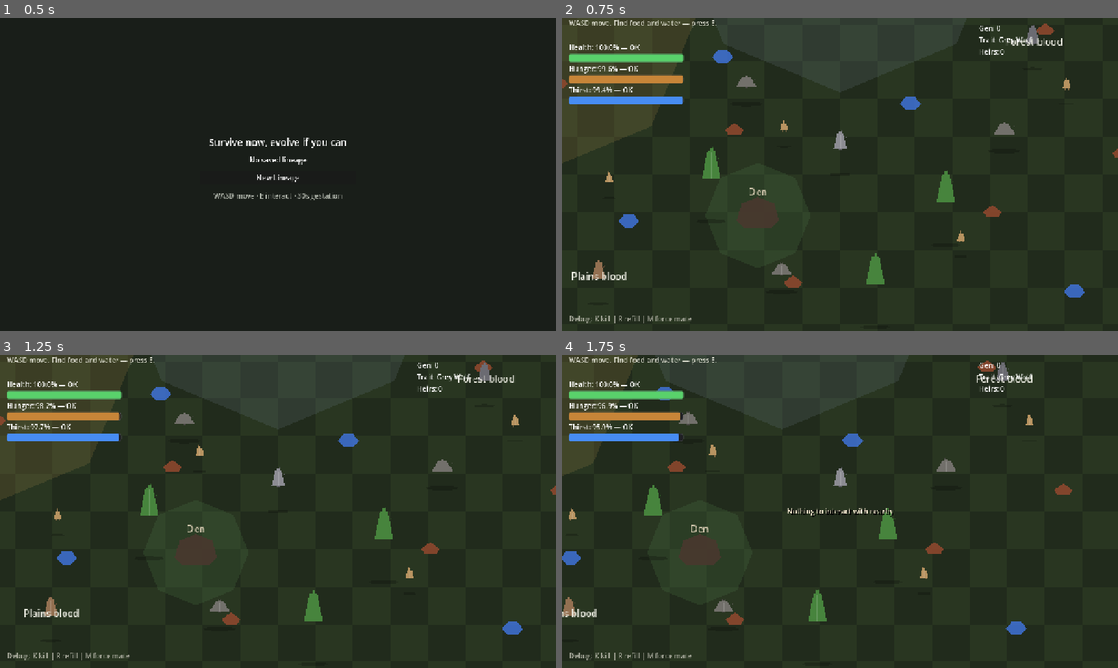
Above: before the commit, frames 1-4 (two rows, left to right).
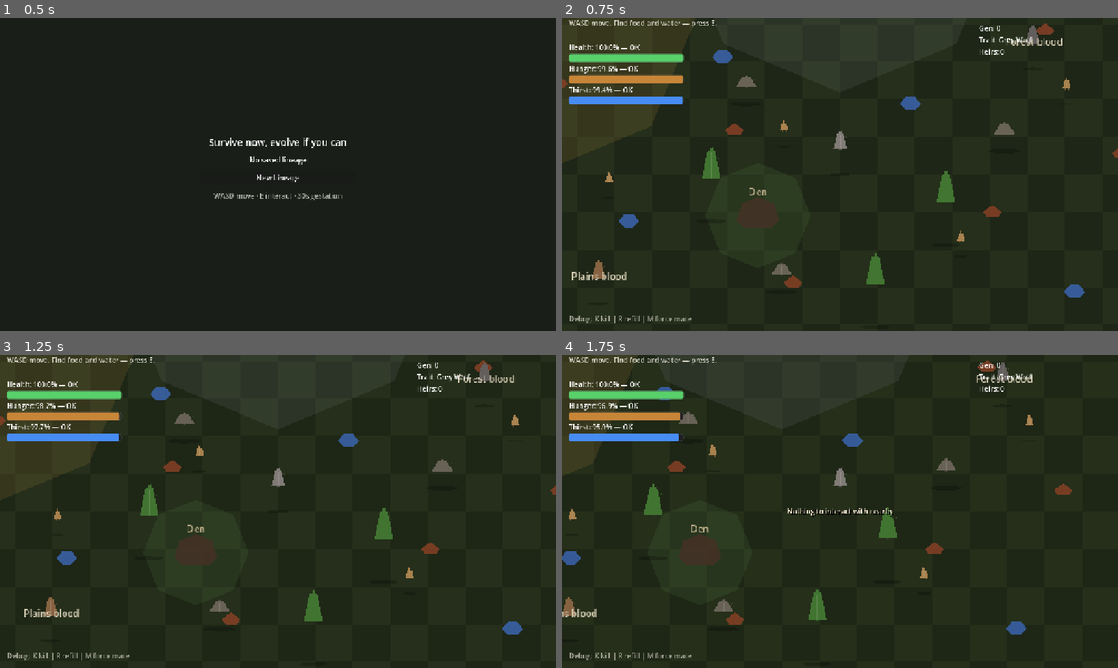
Above: after the commit, the same moments.

Repository: pettersonoaa/survive-evolve
Game: Godot game, scene res://scenes/ui/main_menu.tscn
Two runs of this game, one before a commit and one after it. Both use one fixed random seed, a clock stepped at 60 frames per second and the inputs below.
Inputs:
- Up to frame 1 (0.5 s): no input
- Up to frame 2 (0.75 s): click "New Lineage" at 0.5 s
- Up to frame 3 (1.25 s): no input
- Up to frame 4 (1.75 s): tap E (interact) at 1.25 s; hold D (move_right) from 1.28 s (still down); hold E (interact) from 1.28 s (still down)

Frame 1 is identical in both runs. In frame 2, 0.7% of the frame differs, in the area x 1-94%, y 6-90%; in frame 3, 0.8%, in the area x 4-94%, y 6-90%; in frame 4, 0.7%.

Commit message:
Add sprite atlas, animations, respawn, day/night, and pack combat (STEP-27-31).
WolfSpriteAtlas with Aseprite drop-in path, AnimatedSprite2D idle/walk, resource respawn manager, day/night cycle, and pack assist bites from heirs and gestation partner.

Co-authored-by: Cursor <cursoragent@cursor.com>

Diff:
--- a/scenes/entity_25d.tscn
+++ b/scenes/entity_25d.tscn
@@ -9,6 +9,6 @@
 
 [node name="Visual" type="Node2D" parent="."]
 
-[node name="Body" type="Sprite2D" parent="Visual"]
+[node name="Body" type="AnimatedSprite2D" parent="Visual"]
 centered = false
 texture_filter = 0
--- a/scenes/world.tscn
+++ b/scenes/world.tscn
@@ -21,12 +21,17 @@
 [ext_resource type="PackedScene" uid="uid://debug_overlay" path="res://scenes/debug/debug_overlay.tscn" id="15_debug"]
 [ext_resource type="Script" path="res://scripts/systems/lineage_manager.gd" id="16_lineage"]
 [ext_resource type="Script" path="res://scripts/systems/run_manager.gd" id="17_run"]
+[ext_resource type="Script" path="res://scripts/systems/resource_respawn_manager.gd" id="25_respawn"]
+[ext_resource type="Script" path="res://scripts/systems/day_night_cycle.gd" id="26_daynight"]
 [ext_resource type="PackedScene" uid="uid://toast_layer" path="res://scenes/ui/toast_layer.tscn" id="18_toast"]
 [ext_resource type="PackedScene" uid="uid://interact_hint" path="res://scenes/ui/interact_hint.tscn" id="19_interact"]
 [ext_resource type="PackedScene" uid="uid://onboarding_hint" path="res://scenes/ui/onboarding_hint.tscn" id="20_onboard"]
 
 [node name="World" type="Node2D"]
 script = ExtResource("1_world")
+
+[node name="DayNightModulate" type="CanvasModulate" parent="."]
+script = ExtResource("26_daynight")
 
 [node name="WorldContent" type="Node2D" parent="."]
 script = ExtResource("21_world_content")
@@ -184,6 +189,9 @@
 [node name="RunManager" type="Node" parent="."]
 script = ExtResource("17_run")
 
+[node name="ResourceRespawnManager" type="Node" parent="."]
+script = ExtResource("25_respawn")
+
 [node name="UI" type="CanvasLayer" parent="."]
 
 [node name="OnboardingHint" parent="UI" instance=ExtResource("20_onboard")]
--- /dev/null
+++ b/scripts/art/wolf_sprite_atlas.gd
@@ -0,0 +1,65 @@
+class_name WolfSpriteAtlas
+extends RefCounted
+
+const SHEET_PATH := "res://assets/sprites/wolf/wolf_sheet.png"
+const IDLE_FRAMES := 4
+const WALK_FRAMES := 4
+
+
+static func build_sprite_frames(body_color: Color, body_size: Vector2) -> SpriteFrames:
+	if ResourceLoader.exists(SHEET_PATH):
+		var sheet := load(SHEET_PATH) as Texture2D
+		if sheet != null:
+			return _frames_from_sheet(sheet, body_size)
+	return _frames_procedural(body_color, body_size)
+
+
+static func _frames_from_sheet(sheet: Texture2D, body_size: Vector2) -> SpriteFrames:
+	var frames := SpriteFrames.new()
+	frames.add_animation(&"idle")
+	frames.add_animation(&"walk")
+	frames.set_animation_speed(&"idle", 4.0)
+	frames.set_animation_speed(&"walk", 8.0)
+
+	var cell_w := int(sheet.get_width() / float(IDLE_FRAMES + WALK_FRAMES))
+	var cell_h := int(sheet.get_height())
+	if cell_w < 4 or cell_h < 4:
+		return _frames_procedural(Color(0.55, 0.55, 0.58), body_size)
+
+	for i in IDLE_FRAMES:
+		frames.add_frame(&"idle", _slice(sheet, i * cell_w, 0, cell_w, cell_h))
+	for i in WALK_FRAMES:
+		frames.add_frame(&"walk", _slice(sheet, (IDLE_FRAMES + i) * cell_w, 0, cell_w, cell_h))
+	return frames
+
+
+static func _slice(sheet: Texture2D, x: int, y: int, w: int, h: int) -> AtlasTexture:
+	var atlas := AtlasTexture.new()
+	atlas.atlas = sheet
+	atlas.region = Rect2(x, y, w, h)
+	return atlas
+
+
+static func _frames_procedural(body_color: Color, body_size: Vector2) -> SpriteFrames:
+	var frames := SpriteFrames.new()
+	frames.add_animation(&"idle")
+	frames.add_animation(&"walk")
+	frames.set_animation_speed(&"idle", 3.0)
+	frames.set_animation_speed(&"walk", 9.0)
+	frames.set_animation_loop(&"idle", true)
+	frames.set_animation_loop(&"walk", true)
+
+	for i in IDLE_FRAMES:
+		var bob := sin(float(i) / float(IDLE_FRAMES) * TAU) * 1.0
+		frames.add_frame(&"idle", WolfSpriteFactory.create(body_color, body_size + Vector2(0, bob)))
+	for i in WALK_FRAMES:
+		var sway := sin(float(i) / float(WALK_FRAMES) * TAU) * 2.0
+		frames.add_frame(
+			&"walk",
+			WolfSpriteFactory.create(body_color, body_size + Vector2(absf(sway) * 0.15, 0), int(sway))
+		)
+	return frames
+
+
+static func single_texture(body_color: Color, body_size: Vector2) -> Texture2D:
+	return WolfSpriteFactory.create(body_color, body_size)
--- a/scripts/art/wolf_sprite_factory.gd
+++ b/scripts/art/wolf_sprite_factory.gd
@@ -4,7 +4,7 @@
 ## Procedural top-down wolf pixels until real Aseprite sheets (STEP-20).
 
 
-static func create(body_color: Color, body_size: Vector2) -> ImageTexture:
+static func create(body_color: Color, body_size: Vector2, leg_offset: int = 0) -> ImageTexture:
 	var w := maxi(int(body_size.x), 12)
 	var h := maxi(int(body_size.y), 16)
 	var img := Image.create(w, h, false, Image.FORMAT_RGBA8)
@@ -16,7 +16,9 @@
 
 	# Feet row
 	for x in range(cx - 2, cx + 3):
-		_paint(img, x, h - 1, dark)
+		_paint(img, x + leg_offset, h - 1, dark)
+		if leg_offset != 0:
+			_paint(img, x - leg_offset, h - 2, dark)
 
 	# Body
 	for y in range(h / 3, h - 1):
--- a/scripts/autoload/event_bus.gd
+++ b/scripts/autoload/event_bus.gd
@@ -12,4 +12,6 @@
 signal lineage_complete(generation: int, apex_name: String)
 signal consume_food(wolf: Node, amount: float)
 signal consume_water(wolf: Node, amount: float)
+signal resource_depleted(node: Node)
+signal pack_assist_requested(attacker: Node, target: Node)
 signal ui_toast(message: String, seconds: float)
--- a/scripts/creatures/partner_wolf.gd
+++ b/scripts/creatures/partner_wolf.gd
@@ -20,6 +20,7 @@
 	needs.refill()
 	_add_tag_label()
 	_wander_timer = randf_range(2.0, 4.0)
+	EventBus.pack_assist_requested.connect(_on_pack_assist_requested)
 
 
 func _add_tag_label() -> void:
@@ -44,12 +45,14 @@
 	var player := GameState.player_wolf
 	if player != null and is_instance_valid(player) and not player.is_dead:
 		if global_position.distance_to(player.global_position) < GameConstants.PARTNER_IDLE_RANGE:
+			_last_move_dir = Vector2.ZERO
 			return
 	_wander_timer -= delta
 	if _wander_timer <= 0.0:
 		_wander_timer = randf_range(2.0, 4.0)
 		_wander_dir = Vector2.RIGHT.rotated(randf() * TAU)
 	global_position += _wander_dir * wander_speed * delta
+	_last_move_dir = _wander_dir
 
 
 func _is_gestation_partner() -> bool:
@@ -65,8 +68,18 @@
 	var offset := player.global_position - global_position
 	var dist := offset.length()
 	if dist <= GameConstants.PARTNER_GESTATION_STOP_RANGE:
+		_last_move_dir = Vector2.ZERO
 		return
+	_last_move_dir = offset.normalized()
 	global_position += offset.normalized() * GameConstants.PARTNER_GESTATION_FOLLOW_SPEED * delta
+
+
+func _on_pack_assist_requested(attacker: Node, target: Node) -> void:
+	if is_dead or not _is_gestation_partner() or attacker != GameState.player_wolf:
+		return
+	if not target.has_method("receive_bite"):
+		return
+	_try_attack(target)
 
 
 func _die(cause: String) -> void:
--- a/scripts/creatures/predator_wolf.gd
+++ b/scripts/creatures/predator_wolf.gd
@@ -35,8 +35,10 @@
 	var offset := target.global_position - global_position
 	var dist := offset.length()
 	if dist < GameConstants.PREDATOR_AGGRO_RANGE and dist > 28.0:
+		_last_move_dir = offset.normalized()
 		global_position += offset.normalized() * stats.move_speed * chase_speed_mult * delta
 	elif dist <= 28.0 and _cooldown <= 0.0:
+		_last_move_dir = Vector2.ZERO
 		target.take_damage(contact_damage, "predator")
 		_cooldown = attack_cooldown
 
--- a/scripts/creatures/prey_animal.gd
+++ b/scripts/creatures/prey_animal.gd
@@ -18,6 +18,7 @@
 func _ready() -> void:
 	body_color = Color(0.72, 0.58, 0.38)
 	body_size = Vector2(18.0, 24.0)
+	use_walk_animations = false
 	health = max_health
 	add_to_group("prey_animal")
 	super._ready()
@@ -25,9 +26,14 @@
 
 
 func _apply_body_sprite() -> void:
-	_body.texture = _PreySprites.create(body_color, body_size)
+	var tex := _PreySprites.create(body_color, body_size)
+	var frames := SpriteFrames.new()
+	frames.add_animation(&"idle")
+	frames.add_frame(&"idle", tex)
+	_body.sprite_frames = frames
 	_body.centered = false
 	_body.texture_filter = CanvasItem.TEXTURE_FILTER_NEAREST
+	_body.play(&"idle")
 
 
 func _process(delta: float) -> void:
--- a/scripts/creatures/son_wolf.gd
+++ b/scripts/creatures/son_wolf.gd
@@ -14,6 +14,7 @@
 	needs.refill()
 	GameState.register_heir(self)
 	_follow_target = GameState.player_wolf
+	EventBus.pack_assist_requested.connect(_on_pack_assist_requested)
 
 
 func setup_from_birth(birth_stats: WolfStats, node_id: String, partner_genes: WolfGenes) -> void:
@@ -40,7 +41,18 @@
 			return
 	var offset := _follow_target.global_position - global_position
 	if offset.length() > _follow_distance:
+		_last_move_dir = offset.normalized()
 		global_position += offset.normalized() * stats.move_speed * 0.65 * delta
+	else:
+		_last_move_dir = Vector2.ZERO
+
+
+func _on_pack_assist_requested(attacker: Node, target: Node) -> void:
+	if is_dead or not is_heir or attacker != GameState.player_wolf:
+		return
+	if not target.has_method("receive_bite"):
+		return
+	_try_attack(target)
 
 
 func promote_to_player() -> void:
--- a/scripts/creatures/wolf.gd
+++ b/scripts/creatures/wolf.gd
@@ -11,6 +11,7 @@
 var is_dead: bool = false
 var partner_genes_at_birth: WolfGenes = null
 var _attack_cooldown := 0.0
+var _last_move_dir := Vector2.ZERO
 
 @onready var needs: NeedsComponent = $NeedsComponent
 
@@ -35,7 +36,12 @@
 		global_position = Vector2.ZERO
 	elif is_heir:
 		_follow_as_heir(delta)
+	_update_motion_anim()
 	_apply_needs_damage(delta)
+
+
+func _update_motion_anim() -> void:
+	set_motion_state(_last_move_dir.length_squared() > 0.01, _last_move_dir)
 
 
 func _follow_as_heir(_delta: float) -> void:
@@ -44,6 +50,7 @@
 
 func _handle_movement(delta: float) -> void:
 	var direction := Input.get_vector("move_left", "move_right", "move_up", "move_down")
+	_last_move_dir = direction
 	if direction == Vector2.ZERO:
 		return
 	var world_content := get_tree().get_first_node_in_group("world_content") as Node2D
@@ -87,6 +94,8 @@
 		return false
 	target.receive_bite(self)
 	_attack_cooldown = GameConstants.ATTACK_COOLDOWN
+	if is_player_controlled:
+		EventBus.pack_assist_requested.emit(self, target)
 	return true
 
 
--- a/scripts/entity_25d.gd
+++ b/scripts/entity_25d.gd
@@ -3,15 +3,18 @@
 ## Base for Romestead-style 2.5D entities. Node position = feet on the ground.
 ## Y-sort parent uses position.y for depth; Visual is lifted above the feet.
 
-const _SpriteFactory = preload("res://scripts/art/wolf_sprite_factory.gd")
-
+const _Atlas = preload("res://scripts/art/wolf_sprite_atlas.gd")
 
 @export var body_size := Vector2(28.0, 44.0)
 @export var body_color := Color(0.85, 0.72, 0.45, 1.0)
 @export var visual_lift := 0.0
+@export var use_walk_animations := true
+
+var _last_facing := Vector2.DOWN
+var _is_moving := false
 
 @onready var _visual: Node2D = $Visual
-@onready var _body: Sprite2D = $Visual/Body
+@onready var _body: AnimatedSprite2D = $Visual/Body
 @onready var _shadow: Polygon2D = $Shadow
 
 
@@ -25,19 +28,55 @@
 	_update_shadow()
 
 
+func set_motion_state(moving: bool, facing: Vector2) -> void:
+	_is_moving = moving
+	if facing.length_squared() > 0.0001:
+		_last_facing = facing.normalized()
+	_update_animation()
+
+
 func _apply_body_sprite() -> void:
-	_body.texture = _SpriteFactory.create(body_color, body_size)
+	_body.texture_filter = CanvasItem.TEXTURE_FILTER_NEAREST
 	_body.centered = false
-	_body.texture_filter = CanvasItem.TEXTURE_FILTER_NEAREST
+	if use_walk_animations:
+		_body.sprite_frames = _Atlas.build_sprite_frames(body_color, body_size)
+		_update_animation()
+	else:
+		var tex := _Atlas.single_texture(body_color, body_size)
+		var frames := SpriteFrames.new()
+		frames.add_animation(&"idle")
+		frames.add_frame(&"idle", tex)
+		_body.sprite_frames = frames
+		_body.play(&"idle")
+
+
+func _update_animation() -> void:
+	if not use_walk_animations or _body.sprite_frames == null:
+		return
+	var anim := &"walk" if _is_moving else &"idle"
+	if _body.sprite_frames.has_animation(anim) and _body.animation != anim:
+		_body.play(anim)
+	elif not _body.is_playing():
+		_body.play(anim)
+	if absf(_last_facing.x) > 0.05:
+		_body.flip_h = _last_facing.x < 0.0
 
 
 func _update_geometry() -> void:
-	if _body.texture != null:
-		var tex_size := _body.texture.get_size()
-		if tex_size.x > 0.0 and tex_size.y > 0.0:
-			_body.scale = Vector2(body_size.x / tex_size.x, body_size.y / tex_size.y)
-			_body.position.x = -body_size.x * 0.5
-			_body.position.y = -body_size.y
+	var tex_size := Vector2.ZERO
+	if _body.sprite_frames != null and _body.sprite_frames.has_animation(_body.animation):
+		var frame_tex = _body.sprite_frames.get_frame_texture(_body.animation, _body.frame)
+		if frame_tex != null:
+			tex_size = frame_tex.get_size()
+	if tex_size == Vector2.ZERO and _body.sprite_frames != null:
+		if _body.sprite_frames.has_animation(&"idle"):
+			var idle_tex = _body.sprite_frames.get_frame_texture(&"idle", 0)
+			if idle_tex != null:
+				tex_size = idle_tex.get_size()
+	if tex_size.x > 0.0 and tex_size.y > 0.0:
+		_body.scale = Vector2(body_size.x / tex_size.x, body_size.y / tex_size.y)
+		_body.position.x = -body_size.x * 0.5
+		_body.position.y = -body_size.y
 	_update_shadow()
 
 
--- a/scripts/game_constants.gd
+++ b/scripts/game_constants.gd
@@ -13,6 +13,8 @@
 const DEN_SAFE_RADIUS := 90.0
 const DEN_STAY_RANGE := 220.0
 const DEN_NEEDS_DECAY_MULT := 0.3
+const RESOURCE_RESPAWN_SECONDS := 90.0
+const DAY_CYCLE_SECONDS := 180.0
 const PLAYER_NEEDS_DECAY_MULT := 1.75
 const HEIR_NEEDS_DECAY_MULT := 0.4
 const ATTACK_COOLDOWN := 0.55
--- a/scripts/resources/world/food_carcass.gd
+++ b/scripts/resources/world/food_carcass.gd
@@ -19,4 +19,5 @@
 	EventBus.consume_food.emit(player, food_amount)
 	depleted = true
 	modulate = Color(0.5, 0.5, 0.5, 0.35)
+	EventBus.resource_depleted.emit(self)
 	return true
--- a/scripts/resources/world/water_source.gd
+++ b/scripts/resources/world/water_source.gd
@@ -24,4 +24,5 @@
 	EventBus.consume_water.emit(player, drink_amount)
 	depleted = true
 	modulate = Color(0.5, 0.5, 0.5, 0.35)
+	EventBus.resource_depleted.emit(self)
 	return true
--- /dev/null
+++ b/scripts/systems/day_night_cycle.gd
@@ -0,0 +1,16 @@
+extends CanvasModulate
+
+var _time := 0.12
+
+
+func _ready() -> void:
+	add_to_group("day_night_cycle")
+
+
+func _process(delta: float) -> void:
+	_time += delta / GameConstants.DAY_CYCLE_SECONDS
+	if _time > 1.0:
+		_time -= 1.0
+	var sun := (cos(_time * TAU) + 1.0) * 0.5
+	var brightness := lerpf(0.42, 1.0, sun)
+	color = Color(brightness, brightness * 0.96, brightness * 0.88, 1.0)
--- /dev/null
+++ b/scripts/systems/resource_respawn_manager.gd
@@ -0,0 +1,61 @@
+extends Node
+
+const FOOD_SCENE := preload("res://scenes/resources/food_carcass.tscn")
+const WATER_SCENE := preload("res://scenes/resources/water_source.tscn")
+
+var _pending: Array[Dictionary] = []
+
+
+func _ready() -> void:
+	add_to_group("resource_respawn_manager")
+	EventBus.resource_depleted.connect(_on_resource_depleted)
+
+
+func _process(delta: float) -> void:
+	var ysort := _get_ysort()
+	if ysort == null:
+		return
+	var finished: Array[int] = []
+	for i in _pending.size():
+		_pending[i]["timer"] -= delta
+		if _pending[i]["timer"] > 0.0:
+			continue
+		_spawn_resource(ysort, _pending[i])
+		finished.append(i)
+	for i in range(finished.size() - 1, -1, -1):
+		_pending.remove_at(finished[i])
+
+
+func _on_resource_depleted(node: Node) -> void:
+	if node == null or not is_instance_valid(node):
+		return
+	var kind := "food" if node is FoodCarcass else "water" if node is WaterSource else ""
+	if kind.is_empty():
+		return
+	var pos := (node as Node2D).global_position
+	node.queue_free()
+	_pending.append({
+		"kind": kind,
+		"timer": GameConstants.RESOURCE_RESPAWN_SECONDS,
+		"position": pos,
+	})
+
+
+func _spawn_resource(ysort: Node2D, entry: Dictionary) -> void:
+	var jitter := Vector2(randf_range(-48.0, 48.0), randf_range(-48.0, 48.0))
+	var pos: Vector2 = entry["position"] + jitter
+	if entry["kind"] == "food":
+		var node := FOOD_SCENE.instantiate() as FoodCarcass
+		ysort.add_child(node)
+		node.global_position = pos
+	elif entry["kind"] == "water":
+		var node := WATER_SCENE.instantiate() as WaterSource
+		ysort.add_child(node)
+		node.global_position = pos
+
+
+func _get_ysort() -> Node2D:
+	var world := get_tree().get_first_node_in_group("world_root")
+	if world == null:
+		return null
+	return world.get_node_or_null("WorldContent/YSort") as Node2D
Not shown: 1 places in scenes/world.tscn that only renumber resources
Not shown, changed: docs/ART_PIPELINE.md
Not shown, changed: docs/PROTOTYPE_PLAN.md
Not shown, changed: docs/PROTOTYPE_STATUS.md
